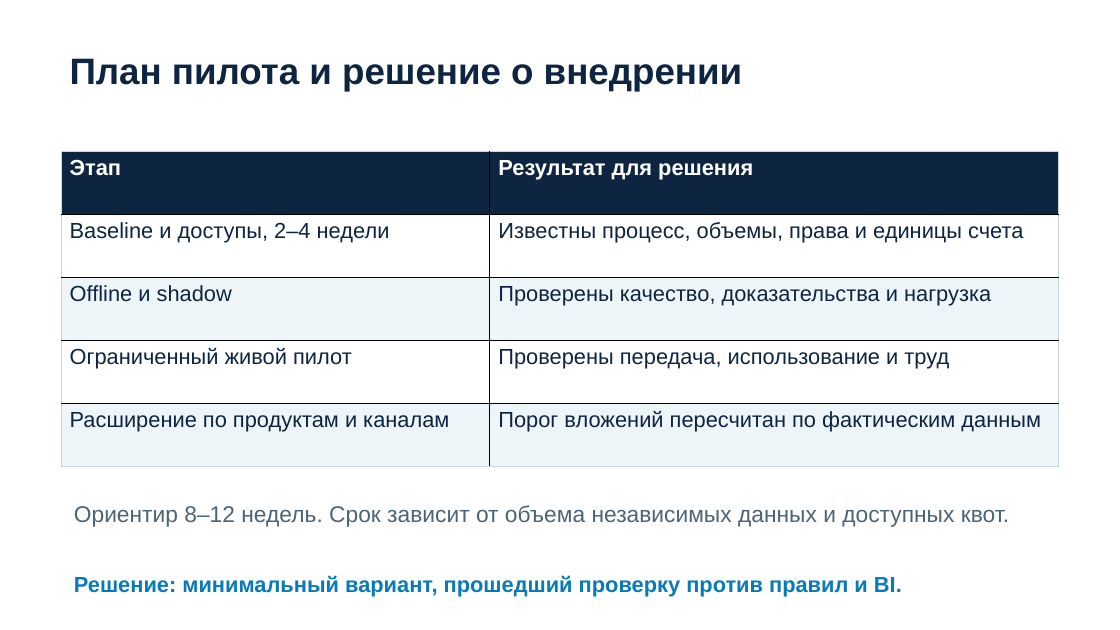
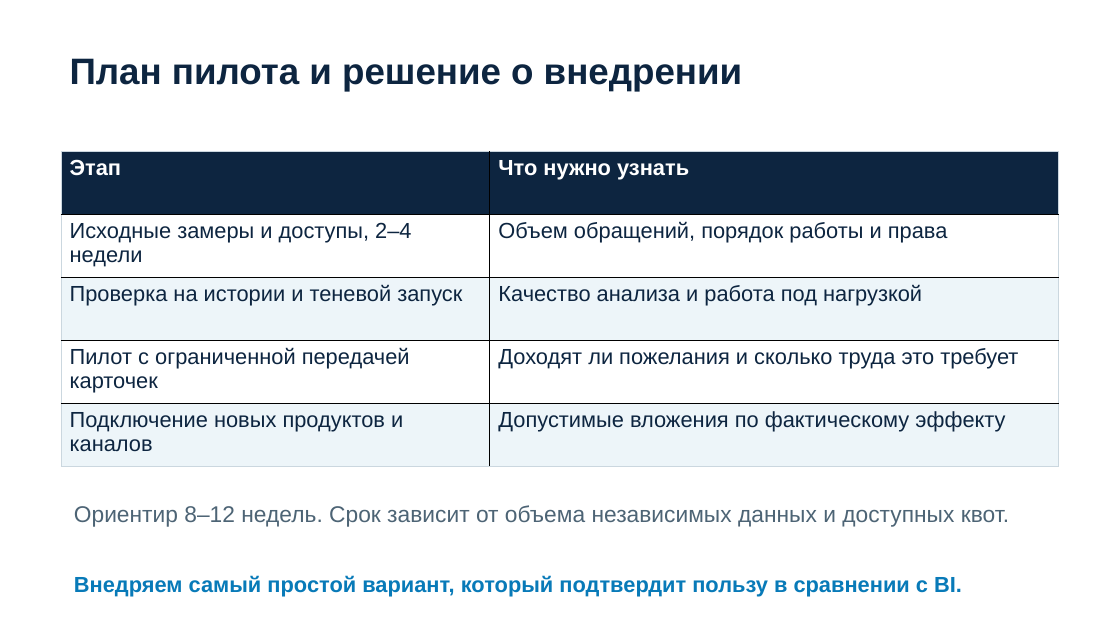
Before and after one commit to egorbaranos-max/intelligence-cup-feedback-agent, a slide deck: slide 10 of submission/presentation.pptx. Drawn at 1120x630 pixels with LibreOffice and Linux fonts; fonts in the diff are those of the drawing. Boxes give left, top, right and bottom in pixels: in the first picture for what was removed or moved away, otherwise in the second. Text is boxed around its words. In the diff, an @@ line names an element or a change of style, - is before the commit and + after.

```diff
--- a/submission/presentation.pptx
+++ b/submission/presentation.pptx
@@ table at bbox=[61, 151, 1059, 466] @@
-row 1, column 2: Результат для решения
+row 1, column 2: Что нужно узнать
-row 2, column 1: Baseline и доступы, 2–4 недели
+row 2, column 1: Исходные замеры и доступы, 2–4 недели
-row 2, column 2: Известны процесс, объемы, права и единицы счета
+row 2, column 2: Объем обращений, порядок работы и права
-row 3, column 1: Offline и shadow
+row 3, column 1: Проверка на истории и теневой запуск
-row 3, column 2: Проверены качество, доказательства и нагрузка
+row 3, column 2: Качество анализа и работа под нагрузкой
-row 4, column 1: Ограниченный живой пилот
+row 4, column 1: Пилот с ограниченной передачей карточек
-row 4, column 2: Проверены передача, использование и труд
+row 4, column 2: Доходят ли пожелания и сколько труда это требует
-row 5, column 1: Расширение по продуктам и каналам
+row 5, column 1: Подключение новых продуктов и каналов
-row 5, column 2: Порог вложений пересчитан по фактическим данным
+row 5, column 2: Допустимые вложения по фактическому эффекту
@@ text at bbox=[74, 575, 962, 597]: text changed @@
-Решение: минимальный вариант, прошедший проверку против правил и BI.
+Внедряем самый простой вариант, который подтвердит пользу в сравнении с BI.
```
Also in this commit, not shown: 9 other slides changed, 13 other files.
